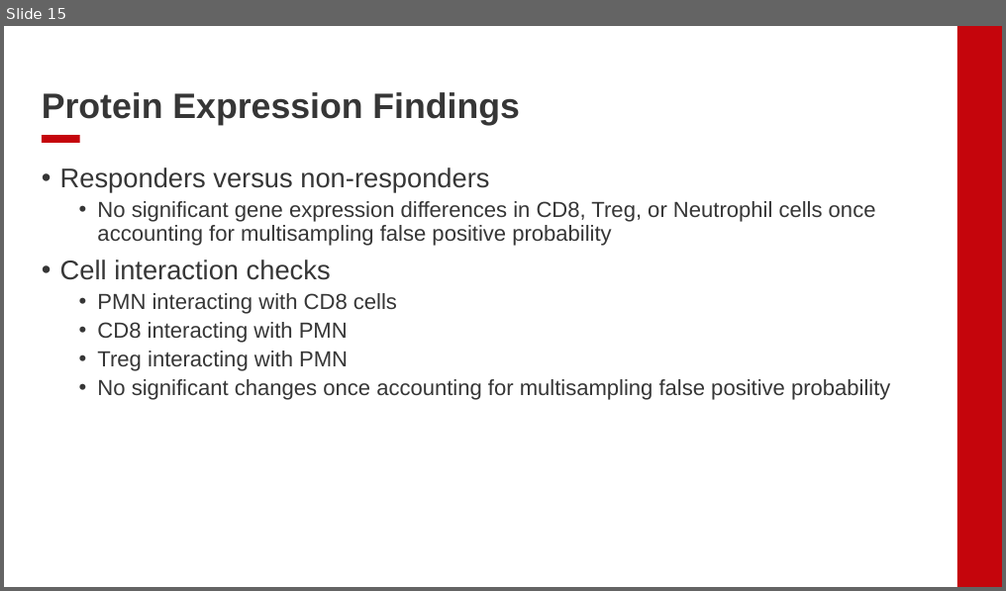
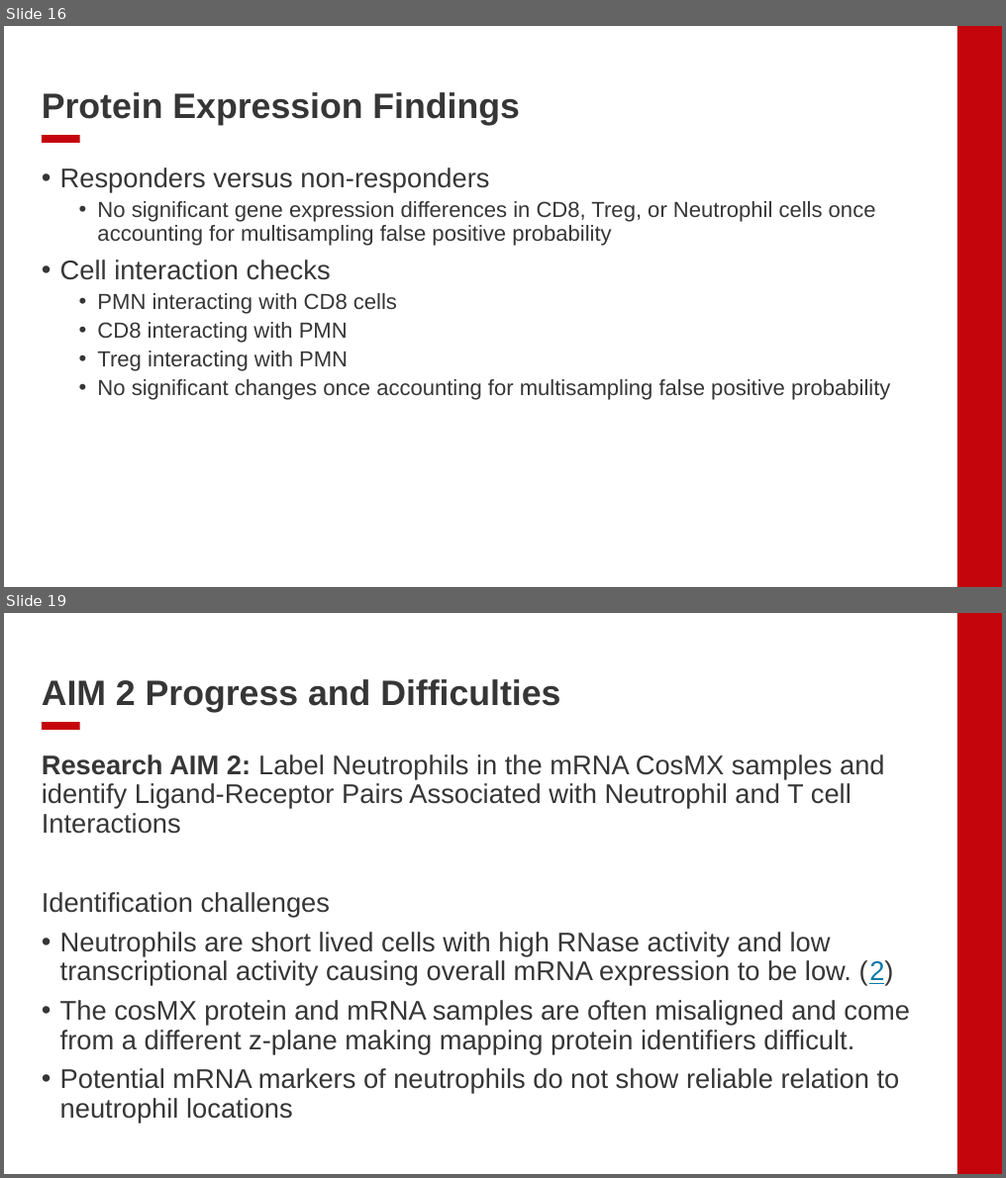
Before and after one commit to EDJohns/2025-Dinh-Lab-Research-Project, a slide deck: Shapiro 2025 Project/Weekly Updates/Lab Meeting Presentation 7_22_25.pptx. Shown one above the other, each under a label of ours: slide 15 before the commit, slides 16 and 19 after it; the slides between them are not shown. The pictures are 1006x591 and 1006x1178 pixels, drawn with LibreOffice and Linux fonts; fonts in the diff are those of the drawing; background and template pictures are left out. Boxes give left, top, right and bottom in pixels: in the first picture for what was removed or moved away, otherwise in the second. Text is boxed around its words. In the diff, an @@ line names an element or a change of style, - is before the commit and + after.

```diff
--- a/Shapiro 2025 Project/Weekly Updates/Lab Meeting Presentation 7_22_25.pptx
+++ b/Shapiro 2025 Project/Weekly Updates/Lab Meeting Presentation 7_22_25.pptx
@@ slide 19 added at bbox=[4, 613, 1002, 1174], background #FFFFFF; not listed: 2 template elements that a slide beside it also shows @@
@@ title added at bbox=[42, 679, 560, 712], 34 pt, text #363636, bold @@
+AIM 2 Progress and Difficulties
@@ text added at bbox=[42, 755, 910, 1119], 26 pt, text #363636 @@
+Research AIM 2: Label Neutrophils in the mRNA CosMX samples and identify Ligand-Receptor Pairs Associated with Neutrophil and T cell Interactions
+Identification challenges
+• Neutrophils are short lived cells with high RNase activity and low transcriptional activity causing overall mRNA expression to be low. (2)
+• The cosMX protein and mRNA samples are often misaligned and come from a different z-plane making mapping protein identifiers difficult.
+• Potential mRNA markers of neutrophils do not show reliable relation to neutrophil locations
@@ what was slide 15 is now slide 16 @@
```
Also in this commit, not shown: 6 slides changed, 6 other slides added.
